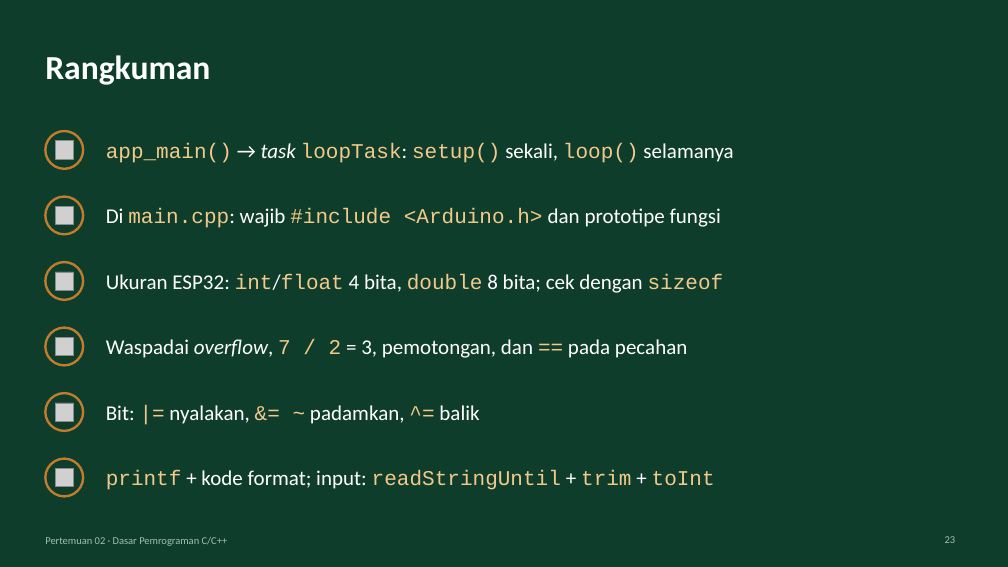
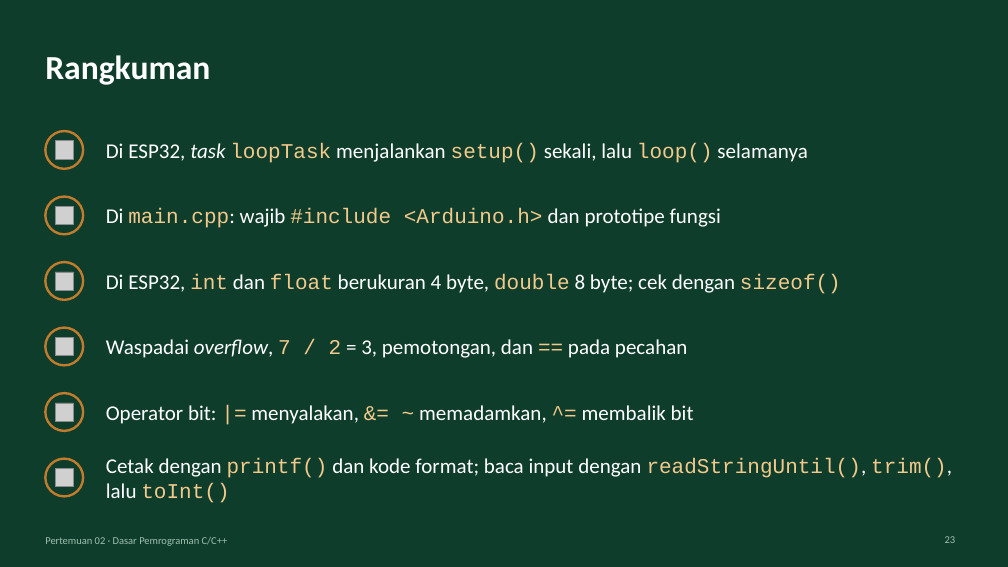
Before and after one commit to antonprafanto/embeddedsystem, a slide deck: slide 23 of slide/pptx/P02-Dasar-Pemrograman-C.pptx. Drawn at 1008x567 pixels with LibreOffice and Linux fonts; fonts in the diff are those of the drawing; grey boxes stand for pictures. Boxes give left, top, right and bottom in pixels: in the first picture for what was removed or moved away, otherwise in the second. Text is boxed around its words. In the diff, an @@ line names an element or a change of style, - is before the commit and + after.

```diff
--- a/slide/pptx/P02-Dasar-Pemrograman-C.pptx
+++ b/slide/pptx/P02-Dasar-Pemrograman-C.pptx
@@ text at box(106, 143, 807, 163): text changed; font Courier New to Calibri; text colour #F2C98A to #FFFFFF @@
-app_main() → task loopTask: setup() sekali, loop() selamanya
+Di ESP32, task loopTask menjalankan setup() sekali, lalu loop() selamanya
@@ text at box(106, 274, 841, 294): text changed @@
-Ukuran ESP32: int/float 4 bita, double 8 bita; cek dengan sizeof
+Di ESP32, int dan float berukuran 4 byte, double 8 byte; cek dengan sizeof()
@@ text at box(106, 405, 694, 424): text changed @@
-Bit: |= nyalakan, &= ~ padamkan, ^= balik
+Operator bit: |= menyalakan, &= ~ memadamkan, ^= membalik bit
@@ text at box(106, 458, 952, 503): text changed; font Courier New to Calibri; text colour #F2C98A to #FFFFFF @@
-printf + kode format; input: readStringUntil + trim + toInt
+Cetak dengan printf() dan kode format; baca input dengan readStringUntil(), trim(), lalu toInt()
```
Also in this commit, not shown: 1 other slide changed, 27 other files.
